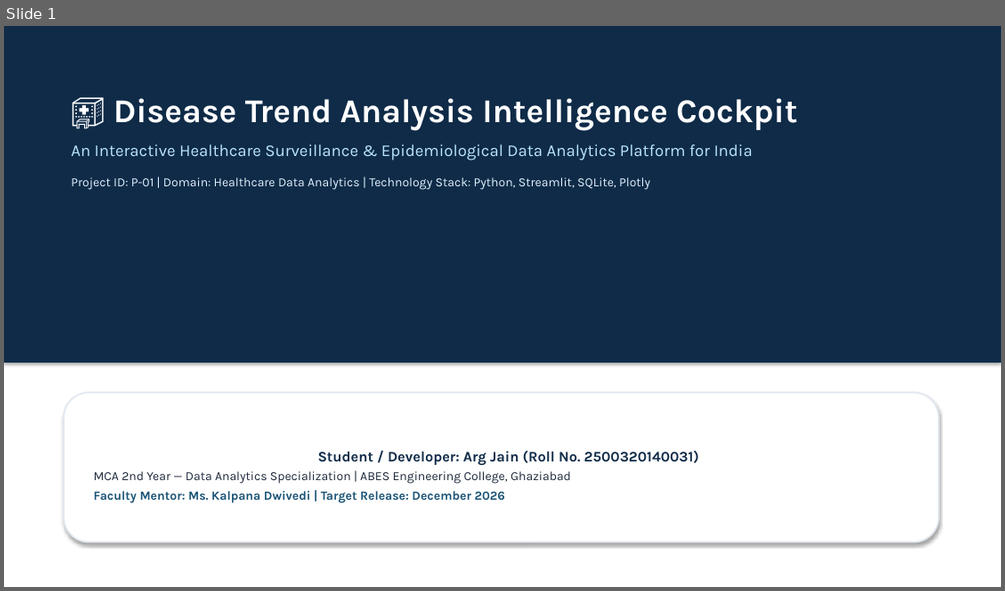
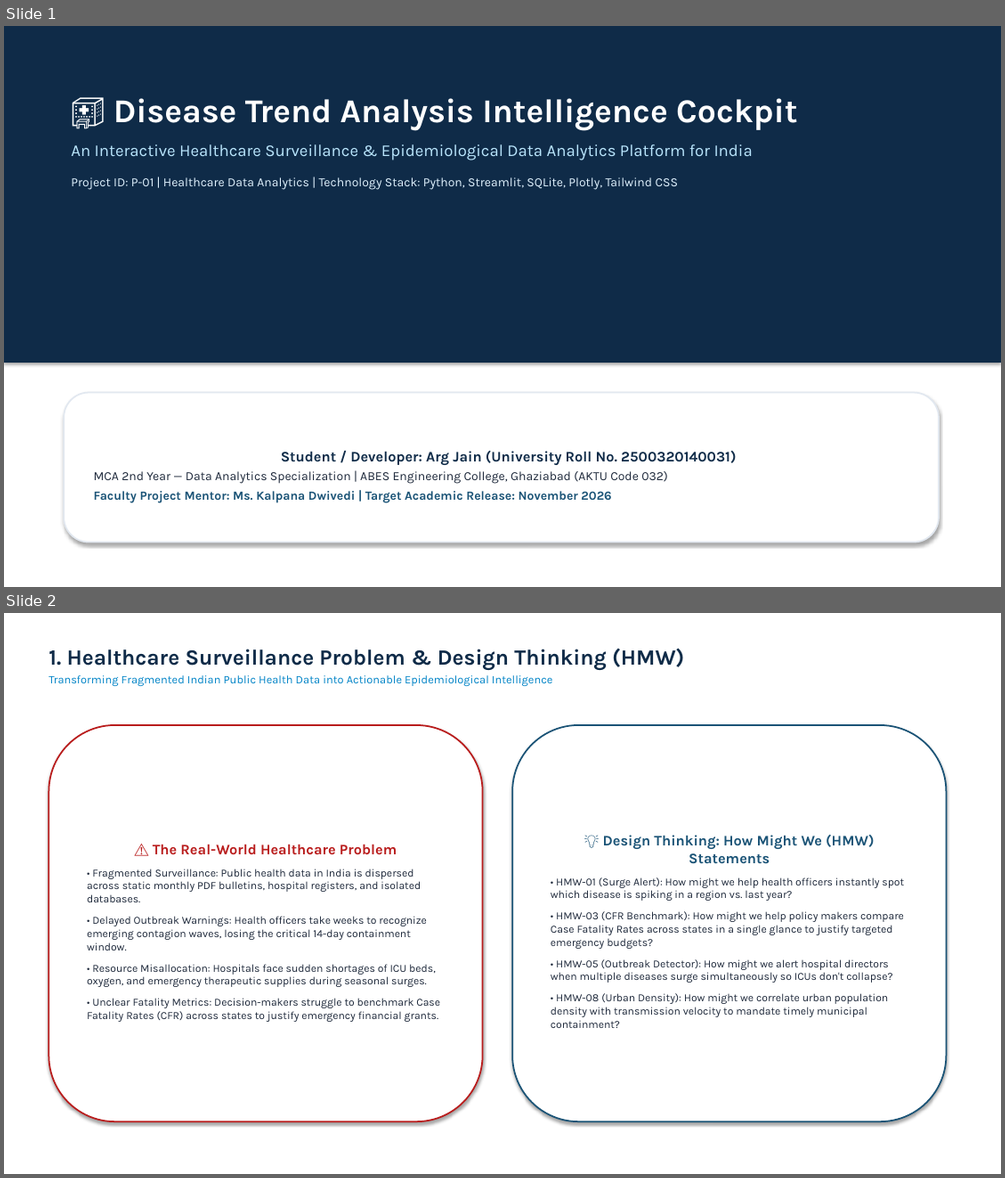
Before and after one commit to Argjain/2500320140031-disease-trend-analysis., a slide deck: docs/18_ArgJain_DiseaseTrendAnalysis_Presentation.pptx. Shown one above the other, each under a label of ours: slide 1 before the commit, slides 1 and 2 after it. The pictures are 1005x591 and 1005x1178 pixels, drawn with LibreOffice and Linux fonts; fonts in the diff are those of the drawing. Boxes give left, top, right and bottom in pixels: in the first picture for what was removed or moved away, otherwise in the second. Text is boxed around its words. In the diff, an @@ line names an element or a change of style, - is before the commit and + after.

Commit message:
docs: compile high-res project PowerPoint and convert all 18 project documents to certified PDFs

```diff
--- a/docs/18_ArgJain_DiseaseTrendAnalysis_Presentation.pptx
+++ b/docs/18_ArgJain_DiseaseTrendAnalysis_Presentation.pptx
@@ slide 2 added at (x1=4, y1=613, x2=1001, y2=1174), background #FFFFFF @@
@@ text added at (x1=48, y1=648, x2=684, y2=686), 11 pt, text #0284C7 @@
+1. Healthcare Surveillance Problem & Design Thinking (HMW)
+Transforming Fragmented Indian Public Health Data into Actionable Epidemiological Intelligence
@@ rounded rectangle added at (x1=48, y1=725, x2=483, y2=1121), fill #FFFFFF, outline #B91C1C 1.5 pt, 10.5 pt, text #1E293B @@
+⚠️ The Real-World Healthcare Problem
+• Fragmented Surveillance: Public health data in India is dispersed across static monthly PDF bulletins, hospital registers, and isolated databases.
+• Delayed Outbreak Warnings: Health officers take weeks to recognize emerging contagion waves, losing the critical 14-day containment window.
+• Resource Misallocation: Hospitals face sudden shortages of ICU beds, oxygen, and emergency therapeutic supplies during seasonal surges.
+• Unclear Fatality Metrics: Decision-makers struggle to benchmark Case Fatality Rates (CFR) across states to justify emergency financial grants.
@@ rounded rectangle added at (x1=512, y1=725, x2=947, y2=1121), fill #FFFFFF, outline #1A5376 1.5 pt, 10.5 pt, text #1E293B @@
+💡 Design Thinking: How Might We (HMW) Statements
+• HMW-01 (Surge Alert): How might we help health officers instantly spot which disease is spiking in a region vs. last year?
+• HMW-03 (CFR Benchmark): How might we help policy makers compare Case Fatality Rates across states in a single glance to justify targeted emergency budgets?
+• HMW-05 (Outbreak Detector): How might we alert hospital directors when multiple diseases surge simultaneously so ICUs don't collapse?
+• HMW-08 (Urban Density): How might we correlate urban population density with transmission velocity to mandate timely municipal containment?
@@ slide 1 changed as well @@
@@ text at (x1=71, y1=177, x2=678, y2=190): text changed @@
-Project ID: P-01 | Domain: Healthcare Data Analytics | Technology Stack: Python, Streamlit, SQLite, Plotly
+Project ID: P-01 | Healthcare Data Analytics | Technology Stack: Python, Streamlit, SQLite, Plotly, Tailwind CSS
@@ text in rounded rectangle at (x1=94, y1=451, x2=736, y2=503): text changed @@
-Student / Developer: Arg Jain (Roll No. 2500320140031)
-MCA 2nd Year — Data Analytics Specialization | ABES Engineering College, Ghaziabad
-Faculty Mentor: Ms. Kalpana Dwivedi | Target Release: December 2026
+Student / Developer: Arg Jain (University Roll No. 2500320140031)
+MCA 2nd Year — Data Analytics Specialization | ABES Engineering College, Ghaziabad (AKTU Code 032)
+Faculty Project Mentor: Ms. Kalpana Dwivedi | Target Academic Release: November 2026
```
Also in this commit, not shown: 6 other slides changed, 6 other slides added, 2 slides removed, 25 other files.
